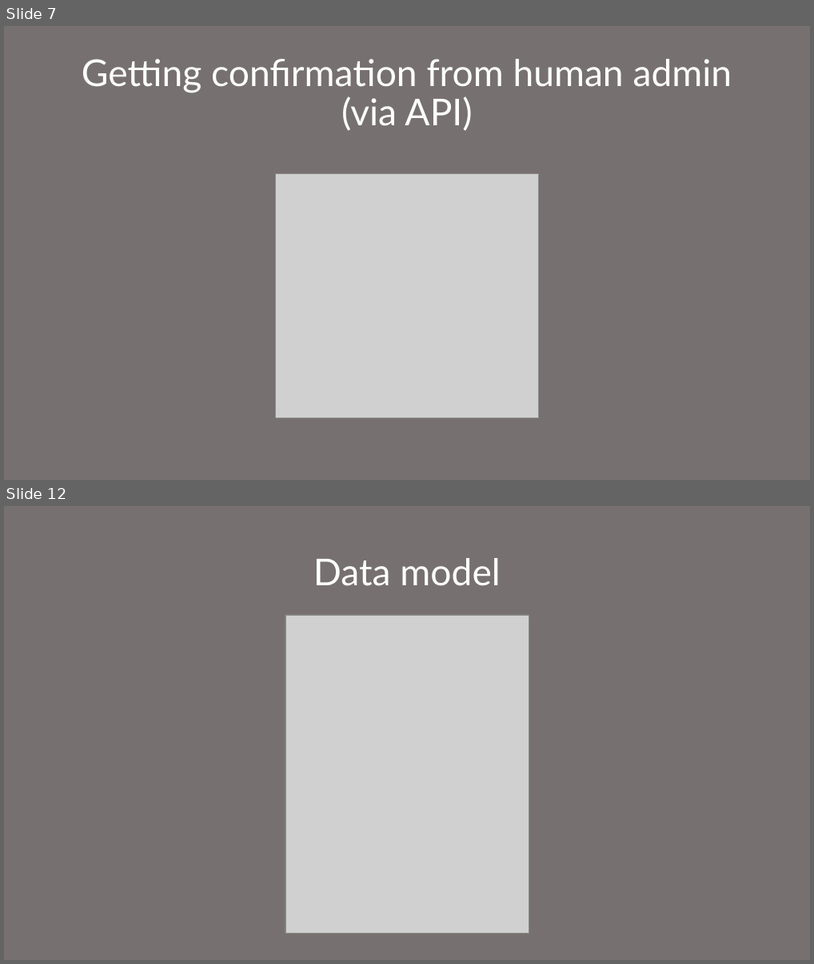
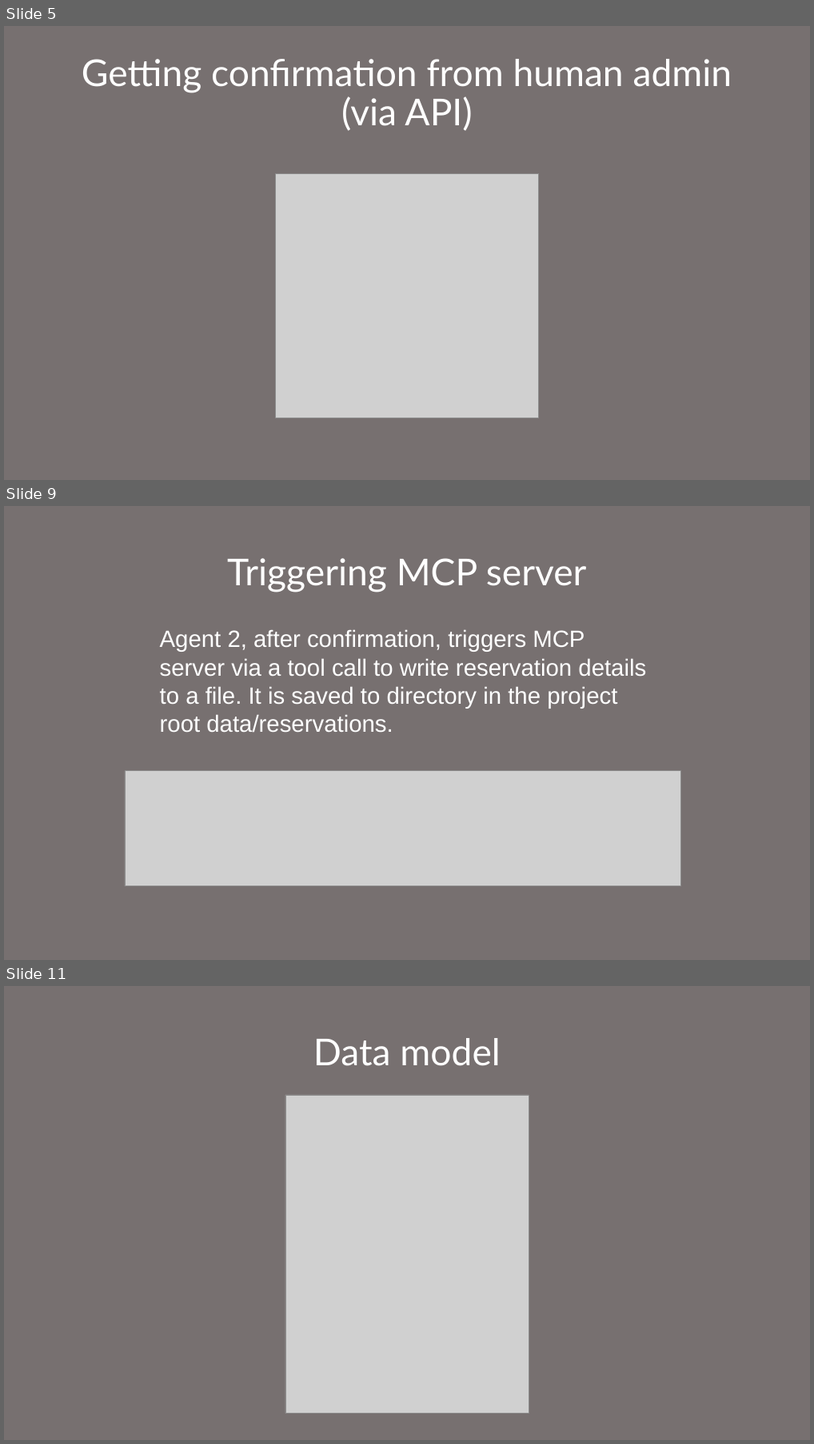
Before and after one commit to eduardkovalchuk/parking-reservation-bot, a slide deck: quick-presentation.pptx. Shown one above the other, each under a label of ours: slides 7 and 12 before the commit, slides 5, 9 and 11 after it; the slides between them are not shown. The pictures are 814x964 and 814x1444 pixels, drawn with LibreOffice and Linux fonts; fonts in the diff are those of the drawing; grey boxes stand for pictures. Boxes give left, top, right and bottom in pixels: in the first picture for what was removed or moved away, otherwise in the second. Text is boxed around its words. In the diff, an @@ line names an element or a change of style, - is before the commit and + after.

```diff
--- a/quick-presentation.pptx
+++ b/quick-presentation.pptx
@@ slide 9 added at bbox=[4, 506, 810, 960], background #777070 @@
@@ title added at bbox=[227, 558, 587, 592], 44 pt, text #FFFFFF @@
+Triggering MCP server
@@ text added at bbox=[160, 629, 646, 732], 28 pt, text #FFFFFF @@
+Agent 2, after confirmation, triggers MCP server via a tool call to write reservation details to a file. It is saved to directory in the project root data/reservations.
@@ picture added at bbox=[125, 771, 682, 886] @@
@@ what was slide 7 is now slide 5 @@
@@ what was slide 12 is now slide 11 @@
```
Also in this commit, not shown: 6 slides changed, 2 slides removed.
